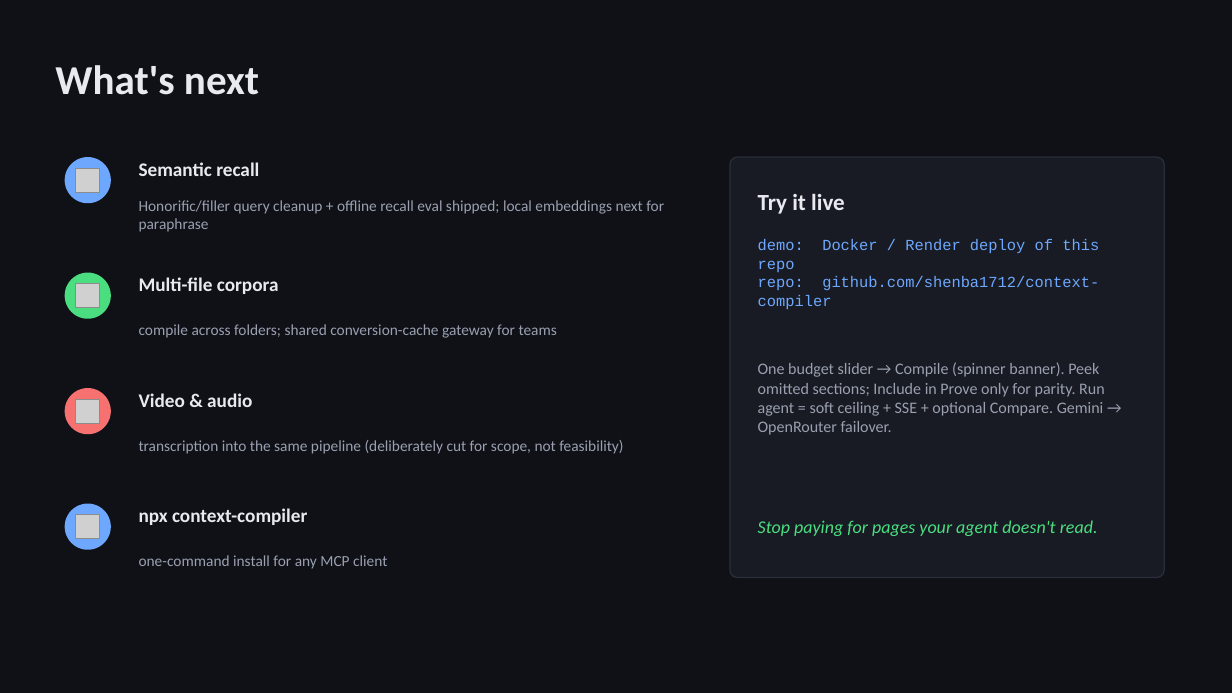
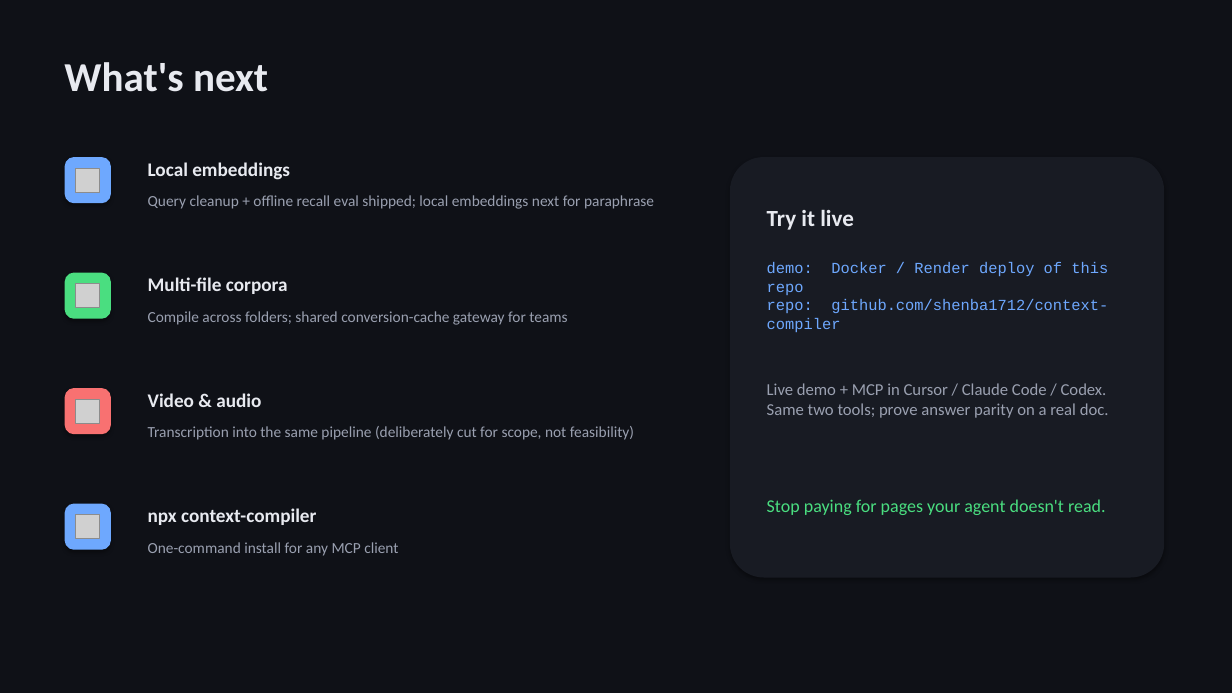
Before and after one commit to shenba1712/context-compiler, a slide deck: slide 6 of pitch/context-compiler-pitch.pptx. Drawn at 1232x693 pixels with LibreOffice and Linux fonts; fonts in the diff are those of the drawing; grey boxes stand for pictures. Boxes give left, top, right and bottom in pixels: in the first picture for what was removed or moved away, otherwise in the second. Text is boxed around its words. In the diff, an @@ line names an element or a change of style, - is before the commit and + after.

```diff
--- a/pitch/context-compiler-pitch.pptx
+++ b/pitch/context-compiler-pitch.pptx
@@ text at <box>148,162,290,180</box>: text changed @@
-Semantic recall
+Local embeddings
@@ rounded rectangle at <box>730,157,1165,578</box>: outline #2A2E3A 1 pt to none; shadow on; proportions changed @@
@@ text at <box>148,195,654,209</box>: text changed @@
-Honorific/filler query cleanup + offline recall eval shipped; local embeddings next for paraphrase
+Query cleanup + offline recall eval shipped; local embeddings next for paraphrase
@@ text "Try it live": place and size @@
-text "Try it live" at <box>758,193,845,214</box>
+text "Try it live" at <box>767,209,854,230</box>
@@ text "demo: Docker / Render deploy ...": place and size @@
-text "demo: Docker / Render deploy ..." at <box>758,239,1099,310</box>
+text "demo: Docker / Render deploy ..." at <box>767,262,1108,333</box>
@@ text at <box>148,311,567,325</box>: text changed @@
-compile across folders; shared conversion-cache gateway for teams
+Compile across folders; shared conversion-cache gateway for teams
@@ vertical alignment middle to top in 12 elements at <box>64,62,268,92</box>, <box>148,277,288,294</box>, <box>148,311,567,325</box>, <box>148,393,261,407</box>, <box>148,426,634,440</box>, <box>148,508,316,525</box>, <box>148,542,398,556</box>, <box>767,209,854,230</box>, <box>767,262,1108,333</box>, <box>148,195,654,209</box>, <box>148,162,290,180</box>, <box>767,383,1109,418</box> @@
@@ text at <box>767,383,1109,418</box>: text changed; size 12.5 to 13 pt @@
-One budget slider → Compile (spinner banner). Peek omitted sections; Include in Prove only for parity. Run agent = soft ceiling + SSE + optional Compare. Gemini → OpenRouter failover.
+Live demo + MCP in Cursor / Claude Code / Codex. Same two tools; prove answer parity on a real doc.
@@ text at <box>148,426,634,440</box>: text changed @@
-transcription into the same pipeline (deliberately cut for scope, not feasibility)
+Transcription into the same pipeline (deliberately cut for scope, not feasibility)
@@ ellipse to rounded rectangle; shadow on in 4 elements at <box>65,157,111,203</box>, <box>65,273,111,319</box>, <box>65,388,111,434</box>, <box>65,504,111,550</box> @@
@@ text "Stop paying for pages your ..." at <box>767,499,1106,515</box>: italic off; vertical alignment middle to top @@
@@ text at <box>148,542,398,556</box>: text changed @@
-one-command install for any MCP client
+One-command install for any MCP client
```
Also in this commit, not shown: 4 other slides changed, 1 slide added, 1 slide removed, 7 other files.
